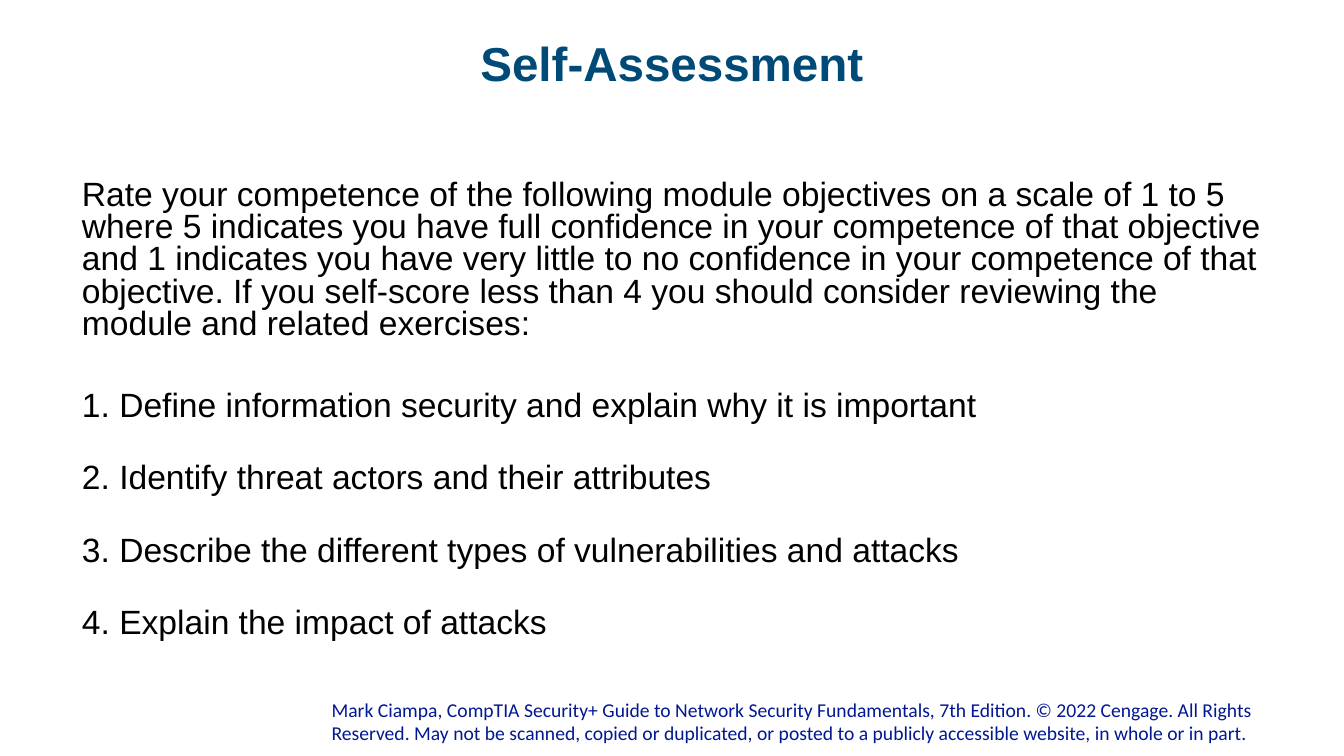
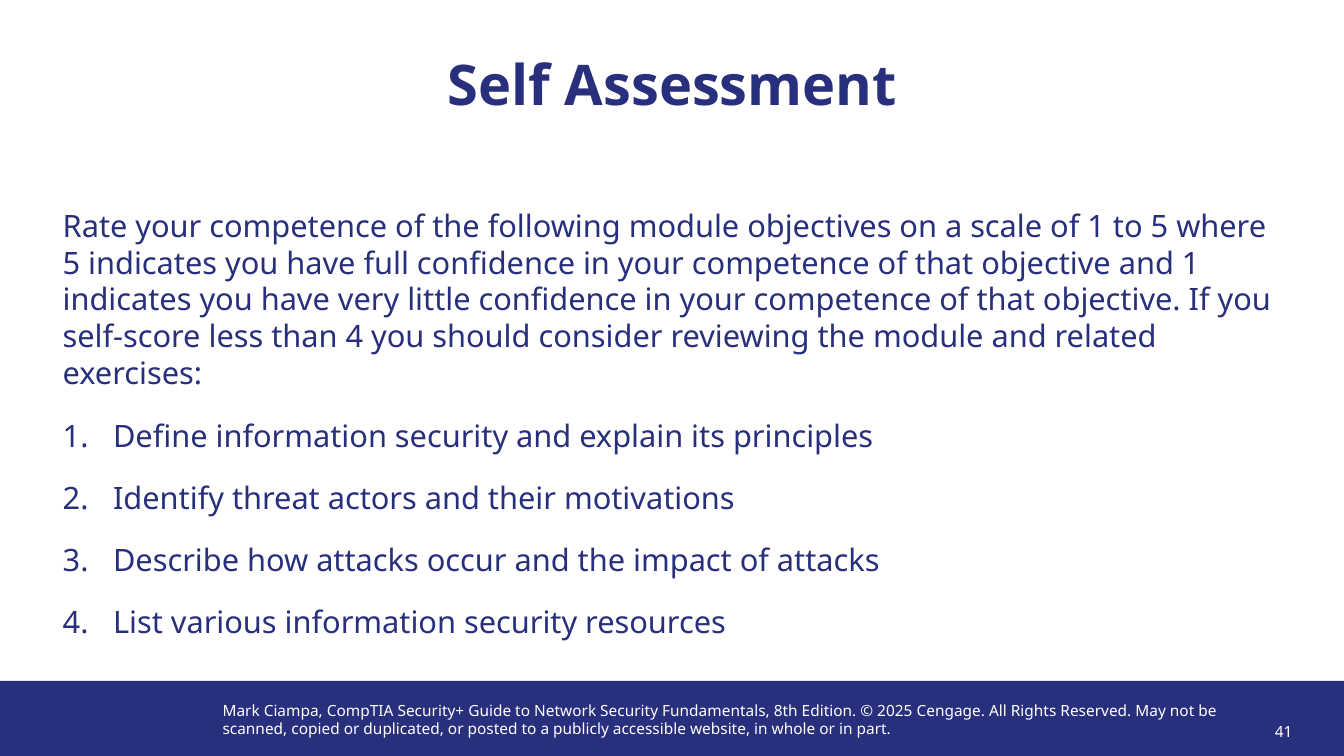
Before and after one commit to lcvp/troy-hust-university-resources, a slide deck: slide 41 of CS-4451/Modules/Hoang-Xuan-Tung/Module 1 (Introduction to Security).pptx (slide 38 before the commit). Drawn at 1344x756 pixels with LibreOffice and Linux fonts; fonts in the diff are those of the drawing; background and template pictures are left out. Boxes give left, top, right and bottom in pixels: in the first picture for what was removed or moved away, otherwise in the second. Text is boxed around its words. In the diff, an @@ line names an element or a change of style, - is before the commit and + after.

Commit message:
Add Week2 lab report, update slides, remove .keep
Add Week2 Practical Experience Report (Lab 2) for Hoang-Xuan-Tung under CS-4451/Assignments; update Module 1 (Introduction to Security) PPTX for Hoang-Xuan-Tung in CS-4451/Modules (binary changed); remove placeholder .keep from CS-4451/Assignments.

```diff
--- a/CS-4451/Modules/Hoang-Xuan-Tung/Module 1 (Introduction to Security).pptx
+++ b/CS-4451/Modules/Hoang-Xuan-Tung/Module 1 (Introduction to Security).pptx
@@ title at (448, 62, 897, 106): text changed; size 34 to 40 pt; font Arial to Noto Sans; text colour #004A78 to #282F7C @@
-Self-Assessment
+Self Assessment
@@ text at (63, 213, 1271, 641): text changed; size 24 to 22 pt; font Arial to Noto Sans; text colour #000000 to #282F7C @@
-Rate your competence of the following module objectives on a scale of 1 to 5 where 5 indicates you have full confidence in your competence of that objective and 1 indicates you have very little to no confidence in your competence of that objective. If you self-score less than 4 you should consider reviewing the module and related exercises:
-1. Define information security and explain why it is important
-2. Identify threat actors and their attributes
-3. Describe the different types of vulnerabilities and attacks
-4. Explain the impact of attacks
+Rate your competence of the following module objectives on a scale of 1 to 5 where 5 indicates you have full confidence in your competence of that objective and 1 indicates you have very little confidence in your competence of that objective. If you self-score less than 4 you should consider reviewing the module and related exercises:
+1. Define information security and explain its principles
+2. Identify threat actors and their motivations
+3. Describe how attacks occur and the impact of attacks
+4. List various information security resources
@@ rectangle added at (0, 682, 1344, 756), fill #282F7C @@
@@ text "Mark Ciampa, CompTIA Security+ Guide ..." at (223, 704, 1216, 738): vertical alignment bottom to top @@
@@ text at (223, 704, 1216, 738): text changed; size 14 to 11 pt; font Calibri to Noto Sans; text colour #011892 to #FFFFFF @@
-Mark Ciampa, CompTIA Security+ Guide to Network Security Fundamentals, 7th Edition. © 2022 Cengage. All Rights Reserved. May not be scanned, copied or duplicated, or posted to a publicly accessible website, in whole or in part.
+Mark Ciampa, CompTIA Security+ Guide to Network Security Fundamentals, 8th Edition. © 2025 Cengage. All Rights Reserved. May not be scanned, copied or duplicated, or posted to a publicly accessible website, in whole or in part.
@@ page number added at (1275, 726, 1293, 737), 11 pt, text #FFFFFF @@
+41
```
Also in this commit, not shown: 11 other slides changed, 30 slides added, 28 slides removed, 2 other files.
